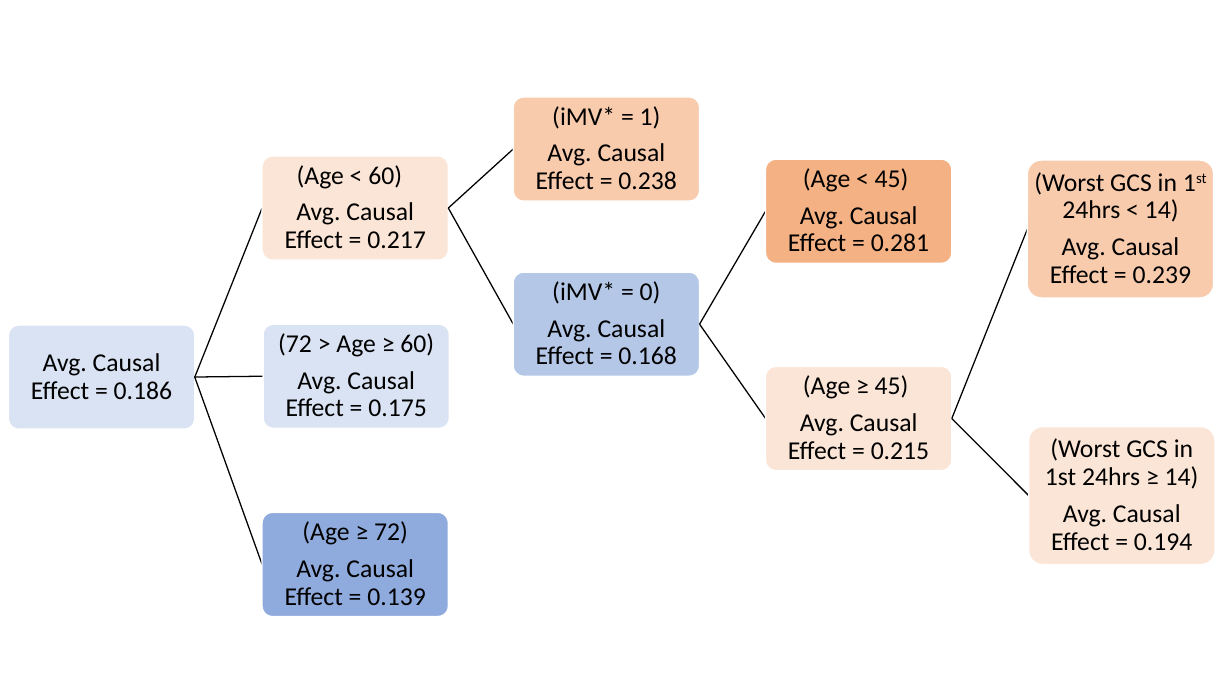
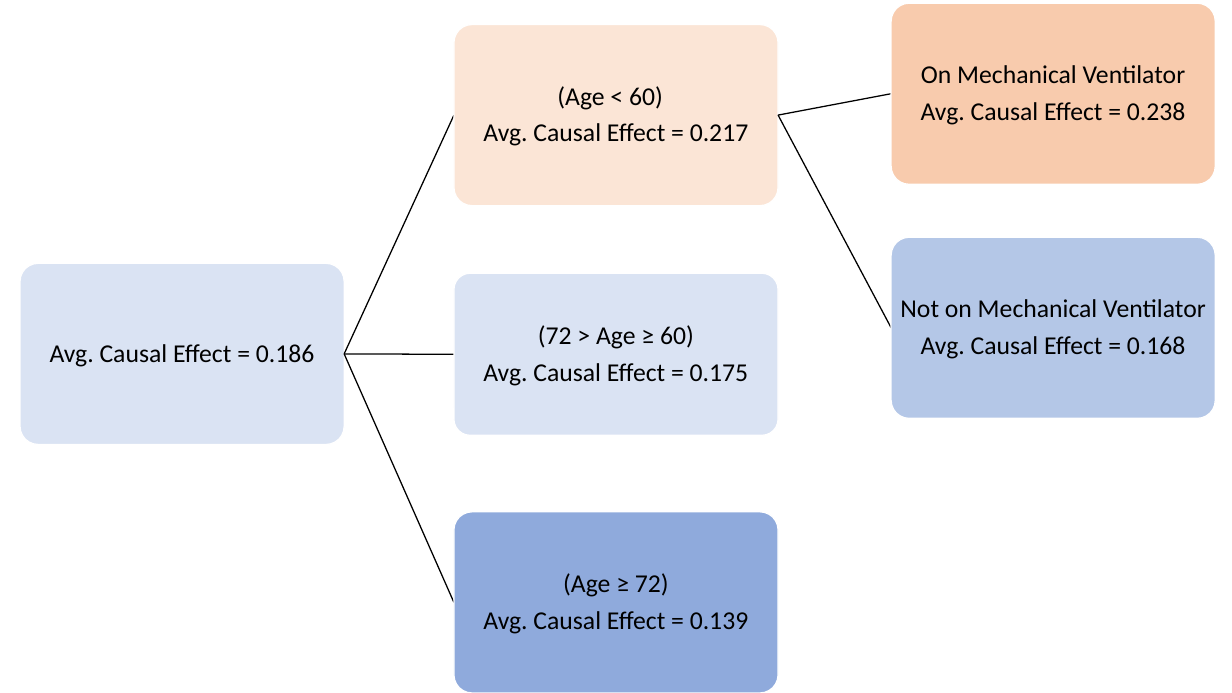
Before and after one commit to Hockey86/iic_causal_inference, a slide deck: slide 1 of aim2/recursivepartheteroate.pptx. Drawn at 1232x693 pixels with LibreOffice and Linux fonts; fonts in the diff are those of the drawing. Boxes give left, top, right and bottom in pixels: in the first picture for what was removed or moved away, otherwise in the second. Text is boxed around its words. In the diff, an @@ line names an element or a change of style, - is before the commit and + after.

```diff
--- a/aim2/recursivepartheteroate.pptx
+++ b/aim2/recursivepartheteroate.pptx
@@ rounded rectangle: place and size @@
-rounded rectangle at [514,97,701,201]
+rounded rectangle at [454,25,778,206]
@@ rounded rectangle at [454,25,778,206]: fill #F8CBAD to #FBE5D6 @@
@@ text "On Mechanical Ventilator": place and size @@
-text "On Mechanical Ventilator" at [536,106,676,190]
+text "On Mechanical Ventilator" at [921,65,1186,125]
@@ text "(Age < 60)" rewrapped from [285,165,425,248] to [483,86,749,146] @@
@@ text at [921,65,1186,83]: text changed @@
-(iMV* = 1)
+On Mechanical Ventilator
@@ freeform shape at [342,115,456,355]: rotation 60 to 294 degrees; outline redrawn @@
@@ freeform shape at [776,114,894,329]: rotation 300 to 62 degrees; outline redrawn @@
@@ rounded rectangle: place and size @@
-rounded rectangle at [8,325,195,430]
+rounded rectangle at [20,263,345,445]
@@ text "Avg. Causal Effect = 0.186" rewrapped from [31,353,172,400] to [50,344,315,367] @@
@@ text "Not on Mechanical Ventilator": place and size @@
-text "Not on Mechanical Ventilator" at [536,281,676,364]
+text "Not on Mechanical Ventilator" at [900,299,1206,359]
@@ rounded rectangle: place and size @@
-rounded rectangle at [514,273,701,377]
+rounded rectangle at [454,274,778,435]
@@ rounded rectangle at [454,274,778,435]: fill #B4C7E7 to #DAE3F3 @@
@@ text "(72 > Age ≥ 60)" rewrapped from [278,333,434,416] to [483,325,749,386] @@
@@ text at [900,299,1206,317]: text changed @@
-(iMV* = 0)
+Not on Mechanical Ventilator
@@ freeform shape at [342,353,456,604]: rotation 70 to 66 degrees; outline redrawn @@
@@ freeform shape at [344,352,454,357]: rotation 359 to 0 degrees; outline redrawn @@
@@ group removed at [194,148,1215,617]: 7 rounded rectangles, 5 freeform shapes, 4 texts @@
-(Age < 45)
-Avg. Causal Effect = 0.281
-(Age ≥ 45)
-Avg. Causal Effect = 0.215
-(Worst GCS in 1st 24hrs < 14)
-Avg. Causal Effect = 0.239
-(Worst GCS in 1st 24hrs ≥ 14)
-Avg. Causal Effect = 0.194
@@ group added at [454,3,1215,693]: 3 rounded rectangles, 1 freeform shape @@
@@ text "(Age ≥ 72)" rewrapped from [285,521,425,605] to [483,573,749,634] @@
```
Also in this commit, not shown: 10 other files.
